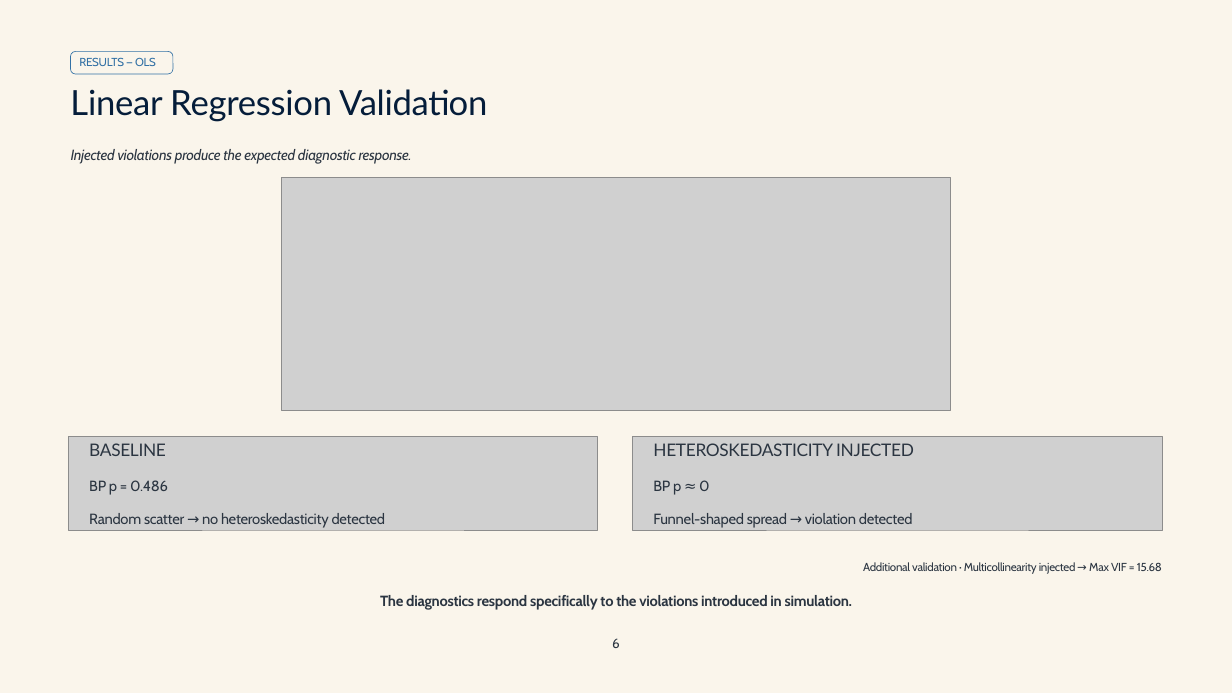
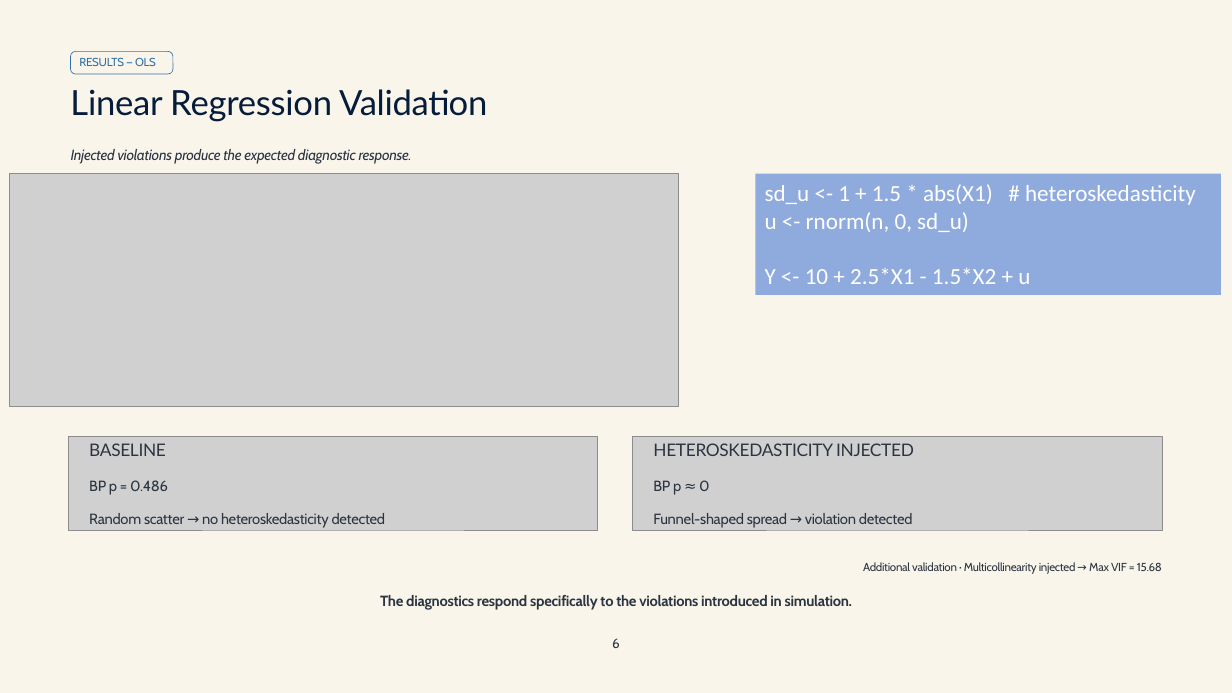
Before and after one commit to Anindo21/AdvancedR, a slide deck: slide 15 of presentation/Advanced_R_Presentation.pptx (slide 8 before the commit). Drawn at 1232x693 pixels with LibreOffice and Linux fonts; fonts in the diff are those of the drawing; grey boxes stand for pictures; background and template pictures are left out. Boxes give left, top, right and bottom in pixels: in the first picture for what was removed or moved away, otherwise in the second. Text is boxed around its words. In the diff, an @@ line names an element or a change of style, - is before the commit and + after.

```diff
--- a/presentation/Advanced_R_Presentation.pptx
+++ b/presentation/Advanced_R_Presentation.pptx
@@ picture moved from (x1=281, y1=177, x2=951, y2=410) to (x1=9, y1=174, x2=679, y2=407) @@
@@ rectangle added at (x1=755, y1=174, x2=1221, y2=295), fill #8FAADC, 18 pt, text #FFFFFF @@
+sd_u <- 1 + 1.5 * abs(X1) # heteroskedasticity
+u <- rnorm(n, 0, sd_u)
+Y <- 10 + 2.5*X1 - 1.5*X2 + u
```
Also in this commit, not shown: 16 other slides changed, 12 slides added, 5 other files.
